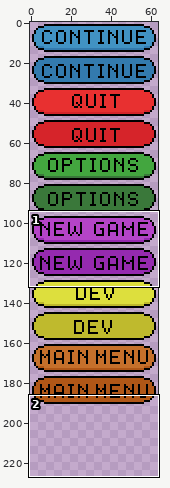
A pixel-art file gets an edit: assets/sprites/EscapeMenu.aseprite. The picture above shows the old version from afar; the outline marks the close-up.
Close-up. Before the edit:
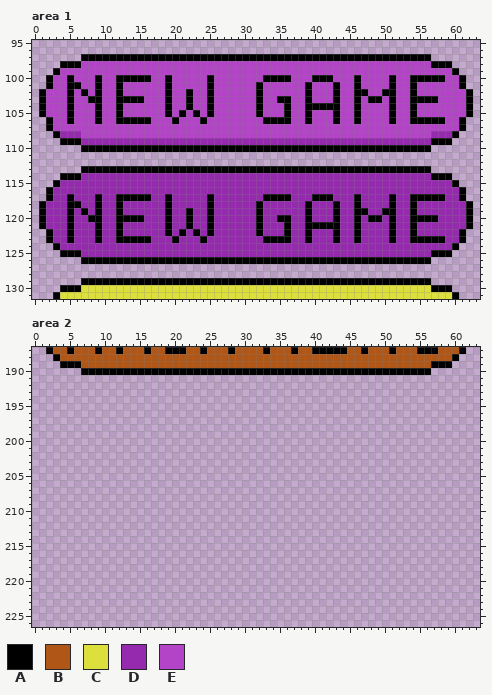
64x512 pixels, 1 frame. Shown: area 1: x 0..63, y 95..131; area 2: x 0..63, y 187..226. The wide view leaves out empty margins. The commit also changed other parts of the picture, which this record leaves out.
Visible layers, top first: "Text", "Layer 1".
Palette (. is transparent): A #000000  B #b05717  C #dddf3d  D #952aaf  E #b444c7
Pixels before, area 1, first column x 1:
 97 ......AAAAAAAAAAAAAAAAAAAAAAAAAAAAAAAAAAAAAAAAAAAAAAAAAA......
 98 ...AAAEEEEEEEEEEEEEEEEEEEEEEEEEEEEEEEEEEEEEEEEEEEEEEEEEEAAA...
 99 ..AEEEEEEEEEEEEEEEEEEEEEEEEEEEEEEEEEEEEEEEEEEEEEEEEEEEEEEEEA..
100 .AEEAEEEAEEAAAAAEEAEEEEEAEEEEEEEAAAAEEEAAAEEEAEEEEAEEAAAAAEEA.
101 .AEEAAEEAEEAEEEEEEAEEEEEAEEEEEEAEEEEEEAEEEAEEAEEEEAEEAEEEEEEA.
102 AEEEAEAEAEEAEEEEEEAEEAEEAEEEEEEAEEEEEEAEEEAEEAAEEAAEEAEEEEEEEA
103 AEEEAEEAAEEAAAAEEEAEEAEEAEEEEEEAEEAAEEAEEEAEEAEAAEAEEAAAAEEEEA
104 AEEEAEEEAEEAEEEEEEAEEAEEAEEEEEEAEEEAEEAAAAAEEAEEEEAEEAEEEEEEEA
105 AEEEAEEEAEEAEEEEEEAEAEAEAEEEEEEAEEEAEEAEEEAEEAEEEEAEEAEEEEEEEA
106 .AEEAEEEAEEAAAAAEEEAEEEAEEEEEEEEAAAAEEAEEEAEEAEEEEAEEAAAAAEEA.
107 .AEEEEEEEEEEEEEEEEEEEEEEEEEEEEEEEEEEEEEEEEEEEEEEEEEEEEEEEEEEA.
108 ..ADDDEEEEEEEEEEEEEEEEEEEEEEEEEEEEEEEEEEEEEEEEEEEEEEEEEEDDDA..
109 ...AAADDDDDDDDDDDDDDDDDDDDDDDDDDDDDDDDDDDDDDDDDDDDDDDDDDAAA...
110 ......AAAAAAAAAAAAAAAAAAAAAAAAAAAAAAAAAAAAAAAAAAAAAAAAAA......
111 ..............................................................
112 ..............................................................
113 ......AAAAAAAAAAAAAAAAAAAAAAAAAAAAAAAAAAAAAAAAAAAAAAAAAA......
114 ...AAADDDDDDDDDDDDDDDDDDDDDDDDDDDDDDDDDDDDDDDDDDDDDDDDDDAAA...
115 ..ADDDDDDDDDDDDDDDDDDDDDDDDDDDDDDDDDDDDDDDDDDDDDDDDDDDDDDDDA..
116 .ADDDDDDDDDDDDDDDDDDDDDDDDDDDDDDDDDDDDDDDDDDDDDDDDDDDDDDDDDDA.
117 .ADDADDDADDAAAAADDADDDDDADDDDDDDAAAADDDAAADDDADDDDADDAAAAADDA.
118 ADDDAADDADDADDDDDDADDDDDADDDDDDADDDDDDADDDADDADDDDADDADDDDDDDA
119 ADDDADADADDADDDDDDADDADDADDDDDDADDDDDDADDDADDAADDAADDADDDDDDDA
120 ADDDADDAADDAAAADDDADDADDADDDDDDADDAADDADDDADDADAADADDAAAADDDDA
121 ADDDADDDADDADDDDDDADDADDADDDDDDADDDADDAAAAADDADDDDADDADDDDDDDA
122 .ADDADDDADDADDDDDDADADADADDDDDDADDDADDADDDADDADDDDADDADDDDDDA.
123 .ADDADDDADDAAAAADDDADDDADDDDDDDDAAAADDADDDADDADDDDADDAAAAADDA.
124 ..ADDDDDDDDDDDDDDDDDDDDDDDDDDDDDDDDDDDDDDDDDDDDDDDDDDDDDDDDA..
125 ...AAADDDDDDDDDDDDDDDDDDDDDDDDDDDDDDDDDDDDDDDDDDDDDDDDDDAAA...
126 ......AAAAAAAAAAAAAAAAAAAAAAAAAAAAAAAAAAAAAAAAAAAAAAAAAA......
127 ..............................................................
128 ..............................................................
129 ......AAAAAAAAAAAAAAAAAAAAAAAAAAAAAAAAAAAAAAAAAAAAAAAAAA......
130 ...AAACCCCCCCCCCCCCCCCCCCCCCCCCCCCCCCCCCCCCCCCCCCCCCCCCCAAA...
131 ..ACCCCCCCCCCCCCCCCCCCCCCCCCCCCCCCCCCCCCCCCCCCCCCCCCCCCCCCCA..
Pixels before, area 2 (only the part around the change), first column x 0:
189 ....AAABBBBBBBBBBBBBBBBBBBBBBBBBBBBBBBBBBBBBBBBBBBBBBBBBBAAA....
190 .......AAAAAAAAAAAAAAAAAAAAAAAAAAAAAAAAAAAAAAAAAAAAAAAAAA.......
191 ................................................................
192 ................................................................
193 ................................................................
194 ................................................................
195 ................................................................
196 ................................................................
197 ................................................................
198 ................................................................
199 ................................................................
200 ................................................................
201 ................................................................
202 ................................................................
203 ................................................................
204 ................................................................
205 ................................................................
206 ................................................................
207 ................................................................
208 ................................................................
209 ................................................................
210 ................................................................
211 ................................................................
212 ................................................................
213 ................................................................
214 ................................................................
215 ................................................................
216 ................................................................
217 ................................................................
218 ................................................................
219 ................................................................
220 ................................................................
221 ................................................................
222 ................................................................
223 ................................................................
224 ................................................................
225 ................................................................
226 ................................................................
The result:
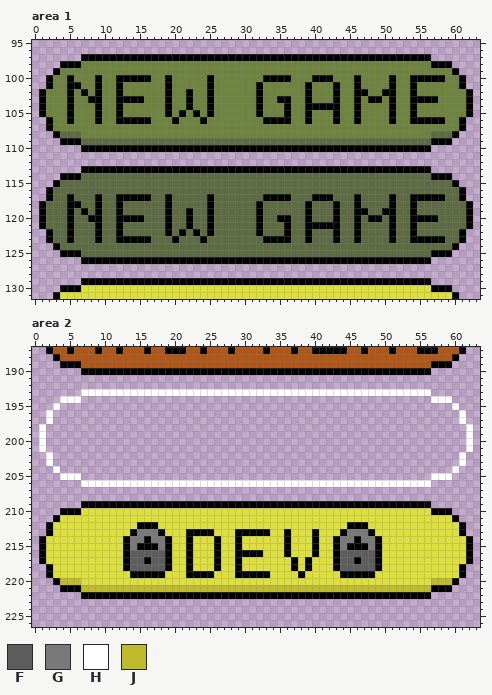
Colours new in this view: F #5d5d5d  G #797979  H #ffffff  J #bfba2d
Change:
Colour D changes from #952aaf to #5d6b43.
Colour E changes from #b444c7 to #6e843e.
Area 2, layers "Text", "Layer 1":
There is now colour A in row 209 at x 7 to 56; in row 210 at x 4 to 6 and 57 to 59; in row 211 at x 3 and 60; in row 212 at x 2, 15 to 17, 45 to 47 and 61; in row 213 at x 2, 14, 18, 22 to 25, 29 to 33, 36, 40, 44, 48 and 61; in row 214 at x 1, 13, 16, 19, 22, 26, 29, 36, 40, 43, 46, 49 and 62.
There is now colour A in row 215 at x 1, 13, 15 to 17, 19, 22, 26, 29, 36, 40, 43, 45 to 47, 49 and 62; in row 216 at x 1, 13, 19, 22, 26, 29 to 32, 36, 40, 43, 49 and 62; in row 217 at x 1, 13, 16, 19, 22, 26, 29, 37, 39, 43, 46, 49 and 62; in row 218 at x 2, 13, 19, 22, 26, 29, 37, 39, 43, 49 and 61; in row 219 at x 2, 14 to 18, 22 to 25, 29 to 33, 38, 44 to 48 and 61; in row 220 at x 3 and 60.
There is now colour A in row 221 at x 4 to 6 and 57 to 59; in row 222 at x 7 to 56.
There is now colour C in row 210 at x 7 to 56; in row 211 at x 4 to 59; in row 212 at x 3 to 14, 18 to 44 and 48 to 60; in row 213 at x 3 to 13, 19 to 21, 26 to 28, 34 to 35, 37 to 39, 41 to 43 and 49 to 60; in rows 214 to 215 at x 2 to 12, 20 to 21, 23 to 25, 27 to 28, 30 to 35, 37 to 39, 41 to 42 and 50 to 61; in row 216 at x 2 to 12, 20 to 21, 23 to 25, 27 to 28, 33 to 35, 37 to 39, 41 to 42 and 50 to 61.
There is now colour C in row 217 at x 2 to 12, 20 to 21, 23 to 25, 27 to 28, 30 to 36, 38, 40 to 42 and 50 to 61; in row 218 at x 3 to 12, 20 to 21, 23 to 25, 27 to 28, 30 to 36, 38, 40 to 42 and 50 to 60; in row 219 at x 3 to 13, 19 to 21, 26 to 28, 34 to 37, 39 to 43 and 49 to 60; in row 220 at x 7 to 56.
There is now colour F in row 216 at x 14 to 18 and 44 to 48; in row 217 at x 14 to 15, 17 to 18, 44 to 45 and 47 to 48; in row 218 at x 14 to 18 and 44 to 48.
There is now colour G in row 213 at x 15 to 17 and 45 to 47; in row 214 at x 14 to 15, 17 to 18, 44 to 45 and 47 to 48; in row 215 at x 14, 18, 44 and 48.
There is now colour H in row 193 at x 7 to 56; in row 194 at x 4 to 6 and 57 to 59; in row 195 at x 3 and 60; in rows 196 to 197 at x 2 and 61; in rows 198 to 201 at x 1 and 62; in rows 202 to 203 at x 2 and 61.
There is now colour H in row 204 at x 3 and 60; in row 205 at x 4 to 6 and 57 to 59; in row 206 at x 7 to 56.
There is now colour J in row 220 at x 4 to 6 and 57 to 59; in row 221 at x 7 to 56.
